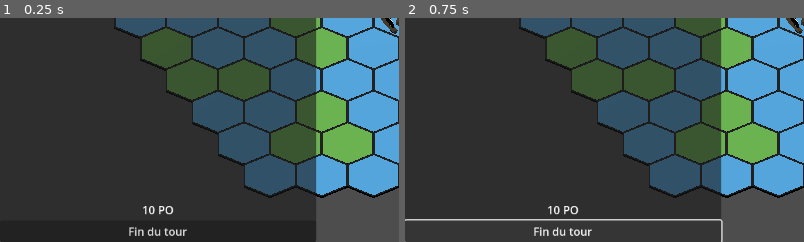
Above: before the commit, frames 1-2 (left to right).
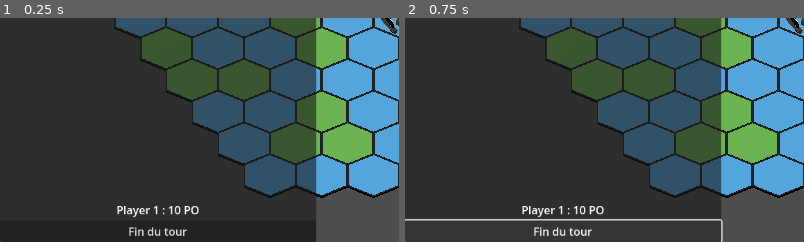
Above: after the commit, the same moments.

Repository: bemug/open-cyclades
Game: Godot game, scene res://entities/maps/test.tscn
The game is run twice, just before and just after one commit, with the same random seed, the same clock (stepped at 60 frames per second) and the same inputs.
Inputs:
- Up to frame 1 (0.25 s): no input
- Up to frame 2 (0.75 s): click "Fin du tour" at 0.5 s
The pictures show only the part of the screen within x 0-50%, y 50-100%; the shares and areas given below are measured in that part.

The runs differ from the first frame. In frame 1, 0.5% of the frame differs, in the area x 29-50%, y 83-89%; in frame 2, 0.5%.

Commit message:
Multi players offering

Diff:
--- a/entities/player/player.gd
+++ b/entities/player/player.gd
@@ -1,13 +1,22 @@
 extends Node
 
-@export var gold : int = 10
+@export var currentplayer = 1;
+@export var playerlist = {1:10,2:10,3:10,4:10,5:10};
 
-signal gold_changed(gold : int)
+signal gold_changed(gold : String)
 
 
 func _ready() -> void:
-	gold_changed.emit(gold)
+	var str = str("Player " , currentplayer , " : " , playerlist[currentplayer]);
+	gold_changed.emit(str)
 
 func make_offering(offer : int) -> void:
-	gold -= offer
-	gold_changed.emit(gold)
+	playerlist[currentplayer] -= offer
+	currentplayer = currentplayer+1;
+	if (currentplayer == 6):
+		currentplayer = 1
+	var str = str("Player " , currentplayer , " : " , playerlist[currentplayer]);
+	gold_changed.emit(str)
+
+func gold() -> int:
+	return playerlist[currentplayer]
--- a/entities/ui/side_panel/side_panel.gd
+++ b/entities/ui/side_panel/side_panel.gd
@@ -1,6 +1,6 @@
 extends PanelContainer
 
-func _on_player_gold_changed(gold: int) -> void:
+func _on_player_gold_changed(gold: String) -> void:
 	$Commands/HBoxContainer/GoldValue.text = str(gold)
 
 func _on_end_turn_button_button_down() -> void:
@@ -15,5 +15,5 @@
 		for offering : CheckBox in offerings.get_children():
 			offering.disabled = false
 			offering.button_pressed = false
-			if %Player.gold < int(offering.text):
+			if %Player.gold() < int(offering.text):
 				offering.disabled = true
